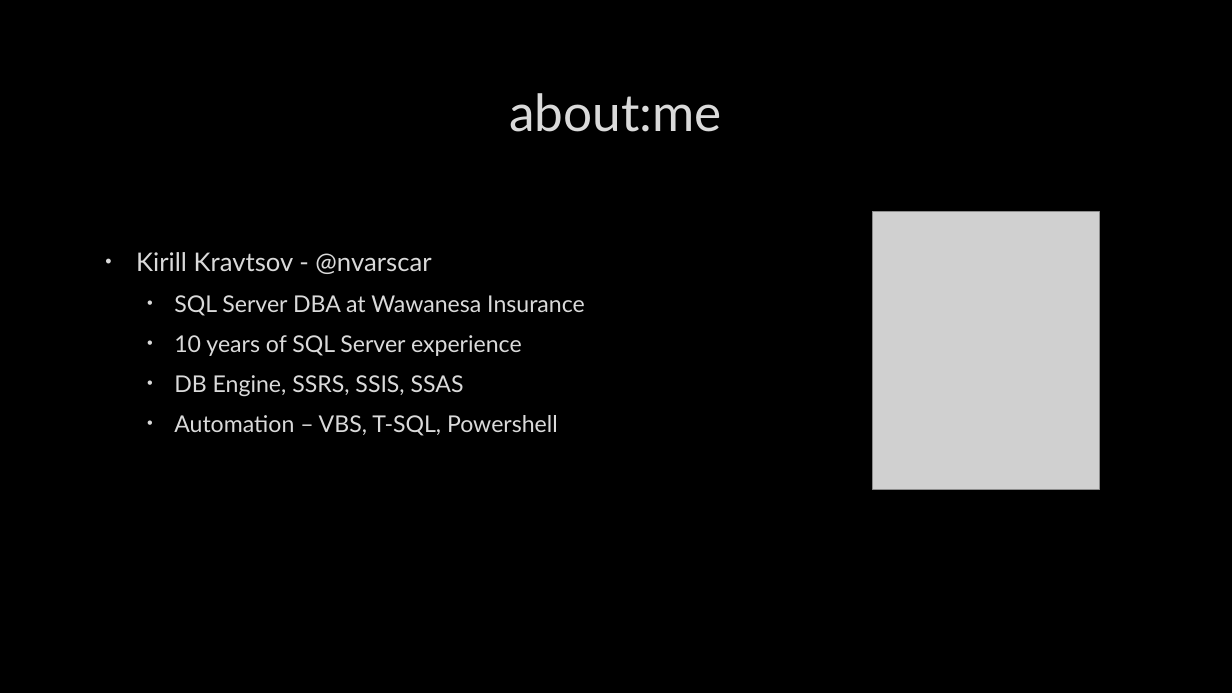
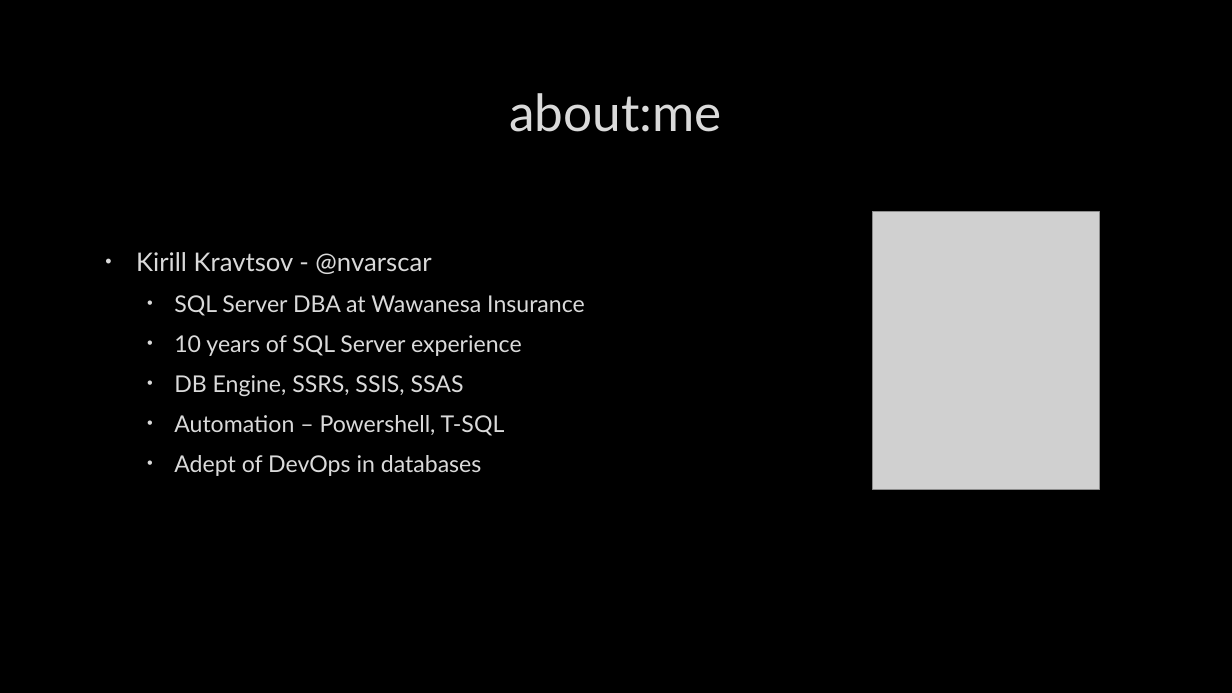
Before and after one commit to dataplat/community-presentations, a slide deck: slide 3 of kirill-kravtsov/The wonders of modern SQL administration/The wonders of modern SQL administration.pptx (slide 2 before the commit). Drawn at 1232x693 pixels with LibreOffice and Linux fonts; fonts in the diff are those of the drawing; grey boxes stand for pictures; background and template pictures are left out. Boxes give left, top, right and bottom in pixels: in the first picture for what was removed or moved away, otherwise in the second. Text is boxed around its words. In the diff, an @@ line names an element or a change of style, - is before the commit and + after.

```diff
--- a/kirill-kravtsov/The wonders of modern SQL administration/The wonders of modern SQL administration.pptx
+++ b/kirill-kravtsov/The wonders of modern SQL administration/The wonders of modern SQL administration.pptx
@@ text at (x1=174, y1=415, x2=505, y2=476): text changed @@
-  • Automation – VBS, T-SQL, Powershell
+  • Automation – Powershell, T-SQL
+  • Adept of DevOps in databases
```
Also in this commit, not shown: 11 other slides changed, 1 slide added, 1 other file.
